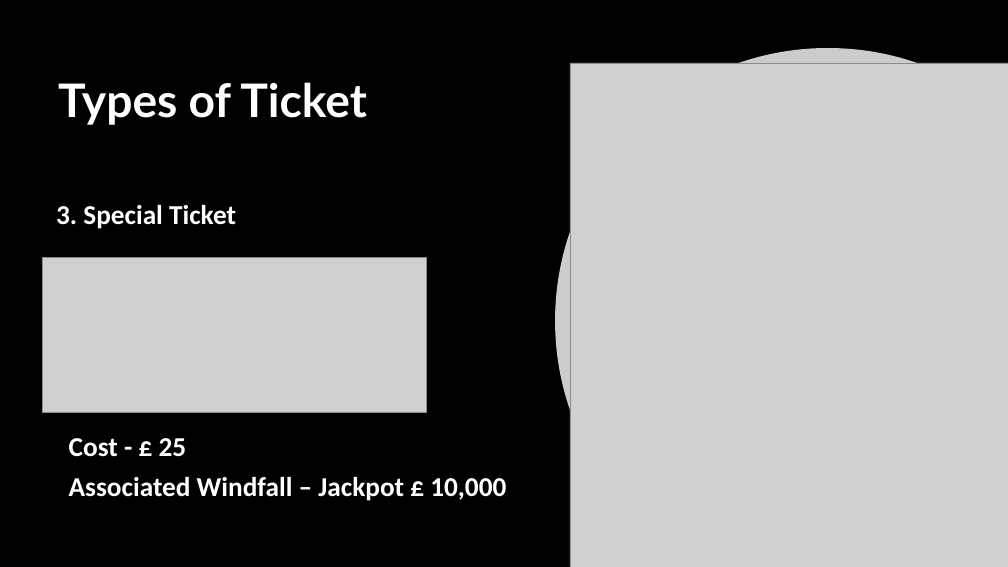
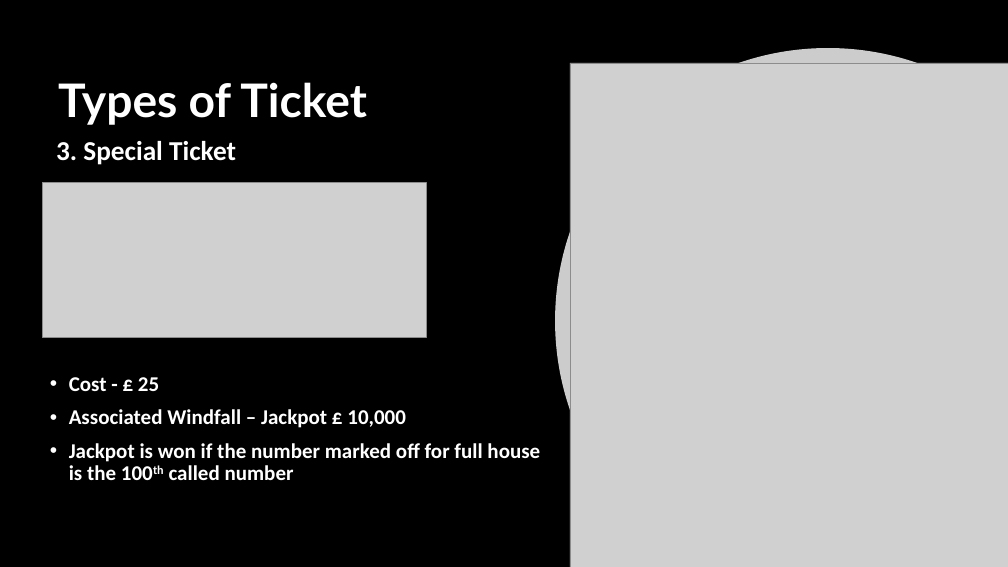
Before and after one commit to aarushi50/BINGO-A-Monte-Carlo-Application, a slide deck: slide 12 of Bingo.pptx. Drawn at 1008x567 pixels with LibreOffice and Linux fonts; fonts in the diff are those of the drawing; grey boxes stand for pictures; background and template pictures are left out. Boxes give left, top, right and bottom in pixels: in the first picture for what was removed or moved away, otherwise in the second. Text is boxed around its words. In the diff, an @@ line names an element or a change of style, - is before the commit and + after.

```diff
--- a/Bingo.pptx
+++ b/Bingo.pptx
@@ text "3. Special Ticket": place and size @@
-text "3. Special Ticket" at (56,205,236,229)
+text "3. Special Ticket" at (56,141,236,165)
@@ picture: place and size @@
-picture at (42,257,426,412)
+picture at (42,183,426,338)
@@ text "Cost - £ 25": place and size @@
-text "Cost - £ 25" at (69,438,506,501)
+text "Cost - £ 25" at (69,377,540,480)
@@ text at (69,377,406,428): size 26 to 20 pt in "Cost - £ 25", "Associated Windfall – Jackpot £ 10,000"; bullet none to • @@
@@ text at (69,443,540,480): paragraph added @@
+• Jackpot is won if the number marked off for full house is the 100th called number
```
Also in this commit, not shown: 2 other slides changed.
